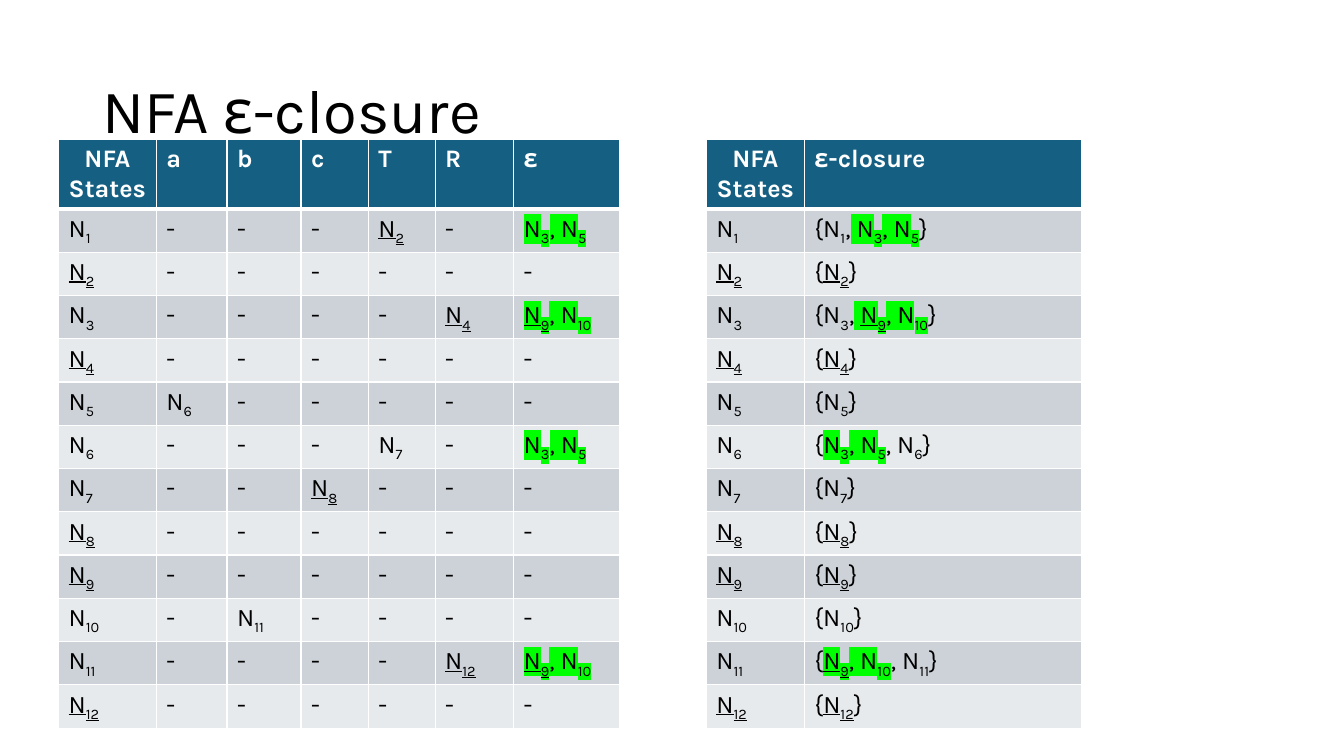
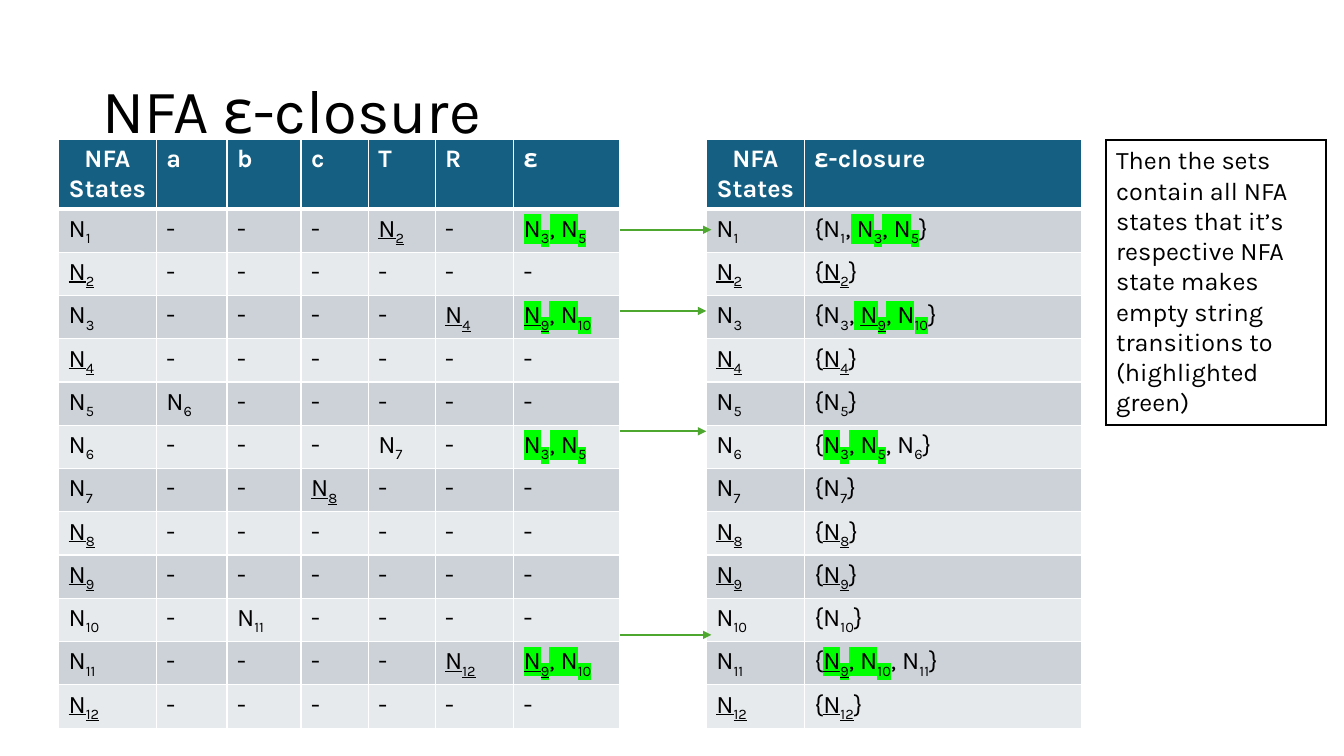
Before and after one commit to Danieldv-s/Research-Materials, a slide deck: slide 27 of Syntax-Analysis/Section2.13Expansion.pptx (slide 22 before the commit). Drawn at 1344x756 pixels with LibreOffice and Linux fonts; fonts in the diff are those of the drawing. Boxes give left, top, right and bottom in pixels: in the first picture for what was removed or moved away, otherwise in the second. Text is boxed around its words. In the diff, an @@ line names an element or a change of style, - is before the commit and + after.

```diff
--- a/Syntax-Analysis/Section2.13Expansion.pptx
+++ b/Syntax-Analysis/Section2.13Expansion.pptx
@@ rectangle added at box(1106, 140, 1326, 425), fill #FFFFFF, outline #000000 1.5 pt, 18 pt, text #000000 @@
+Then the sets contain all NFA states that it’s respective NFA state makes empty string transitions to (highlighted green)
@@ arrow added from (620, 230) to (712, 230), #4EA72E 1.5 pt @@
@@ arrow added from (620, 311) to (707, 311), #4EA72E 1.5 pt @@
@@ arrow added from (620, 432) to (707, 432), #4EA72E 1.5 pt @@
@@ arrow added from (620, 635) to (712, 635), #4EA72E 1.5 pt @@
```
Also in this commit, not shown: 33 other slides changed, 11 slides added.
